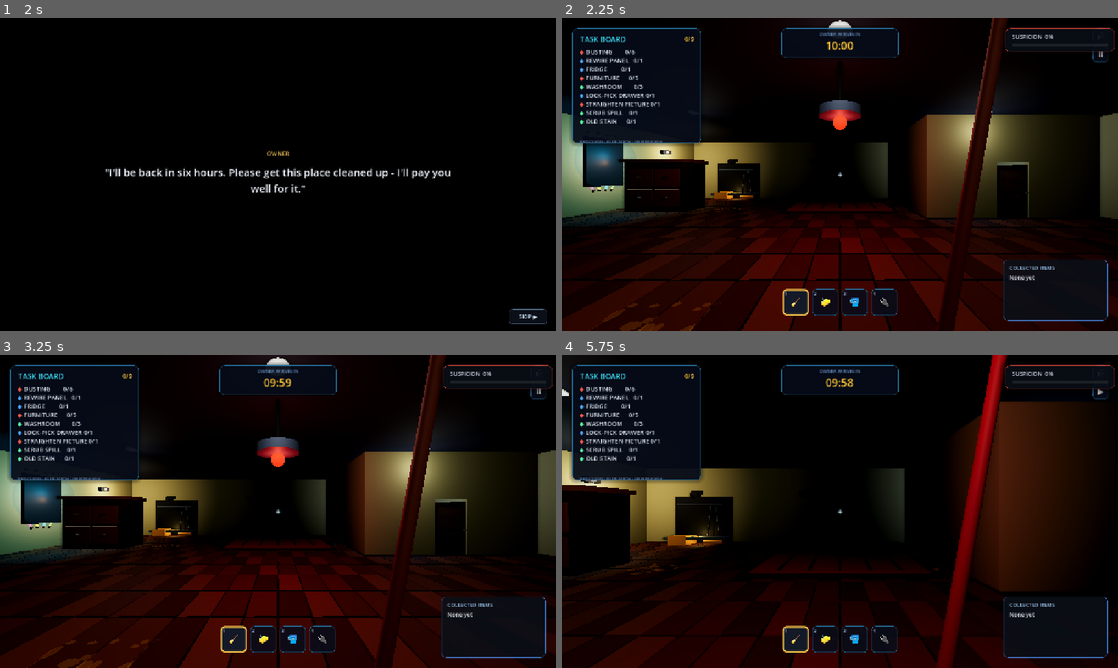
Above: before the commit, frames 1-4 (two rows, left to right).
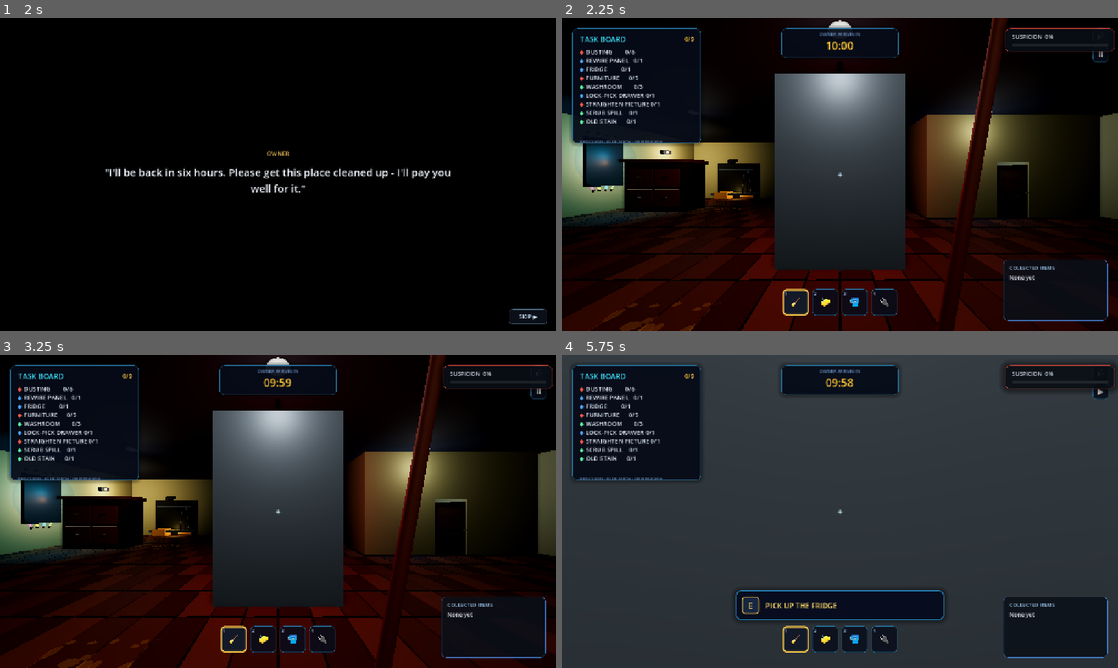
Above: after the commit, the same moments.

Repository: hisir-sys/buildathon-bdmi26-
Game: Godot game, scene res://scenes/start_menu.tscn
Two runs of this game, one before a commit and one after it. Both use one fixed random seed, a clock stepped at 60 frames per second and the inputs below.
Inputs (mouse positions are in pixels of both pictures, inside the frame that each line leads up to):
- Up to frame 1 (2 s): click "START" at 0.5 s; click "START" at 1.25 s
- Up to frame 2 (2.25 s): click "SKIP ▶" at 2 s
- Up to frame 3 (3.25 s): click "🔊" at 2.75 s
- Up to frame 4 (5.75 s): click "Ⅱ" at 3.5 s; tap Enter (ui_accept) at 4.25, 4.52, 5, 5.27 s; move the mouse to (867, 511) at 4.27 s; hold E (interact) 4.28-5.03 s; hold W (move_forward) from 4.28 s (still down); click (867, 511) at 4.42 s; move the mouse to (812, 511) at 5.02 s; tap Space (toggle_door) at 5.1 s

Frame 1 is identical in both runs. In frame 2, 15% of the frame differs, in the area x 37-62%, y 17-81%; in frame 3, 15%; in frame 4, 82%, in the area x 0-100%, y 0-100%.

Commit message:
NEW SETUP 1

Diff:
--- a/scripts/main_room.gd
+++ b/scripts/main_room.gd
@@ -919,13 +919,13 @@
 
 
 func _build_refrigerator() -> void:
-	# Starts in an empty spot near the front wall. Carry it to the pink
-	# footprint against the left wall; once it is placed the wall switch
-	# unlocks and turns it on.
+	# Spawns at the centre of the room. Carry it to the pink footprint
+	# against the left wall; once it is placed the wall switch unlocks and
+	# turns it on.
 	var fridge := _new_furniture_item(
 		"Fridge",
 		"FRIDGE",
-		Vector3(0.5, 0.0, 8.5),
+		Vector3(0.0, 0.0, 0.0),
 		Vector3(-9.15, 0.0, -1.6),
 		Vector3(2.35, 0.04, 1.55),
 		Vector3(0.0, -90.0, 0.0),
Not shown, changed: scripts/autoload/ending_state_machine.gd.uid
Not shown, changed: scripts/autoload/inner_voice_manager.gd.uid
Not shown, changed: scripts/autoload/run_generator.gd.uid
Not shown, changed: scripts/autoload/suspicion_manager.gd.uid
Not shown, changed: scripts/choice_overlay.gd.uid
Not shown, changed: scripts/ending_screen.gd.uid
Not shown, changed: scripts/game_flow.gd.uid
Not shown, changed: scripts/key_pickup.gd.uid
Not shown, changed: scripts/start_menu.gd.uid
Not shown, changed: scripts/study_backdrop.gd.uid
Not shown, changed: scripts/tasks/crooked_picture.gd.uid
Not shown, changed: scripts/tasks/lock_pick_drawer.gd.uid
(and 7 more such lines)
